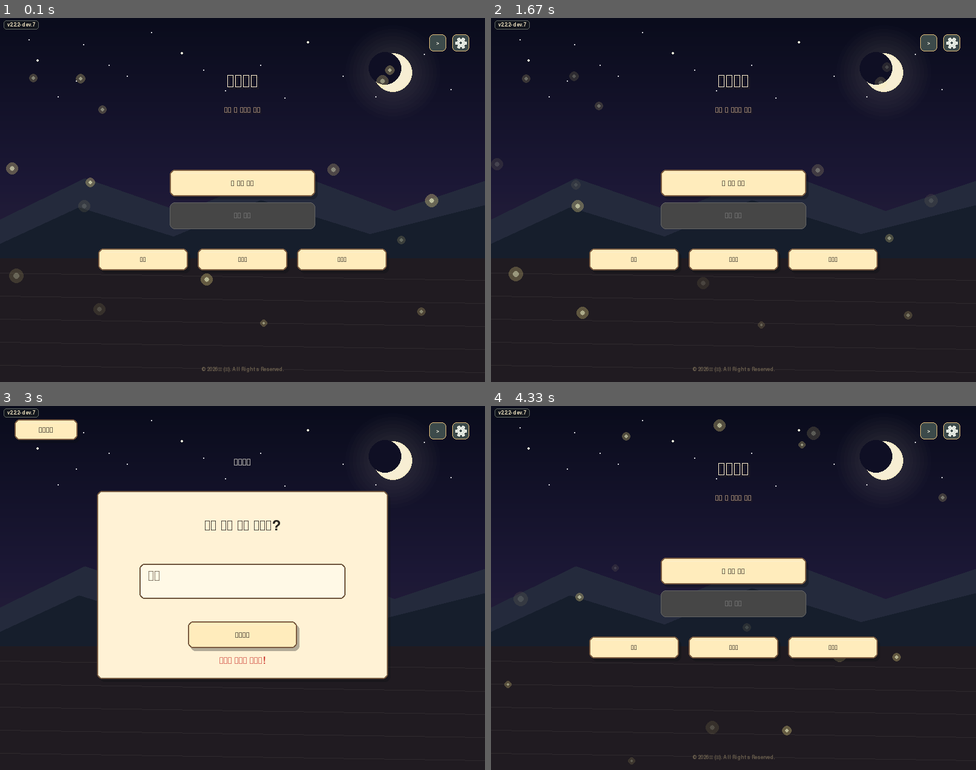
Above: before the commit, frames 1-4 (two rows, left to right).
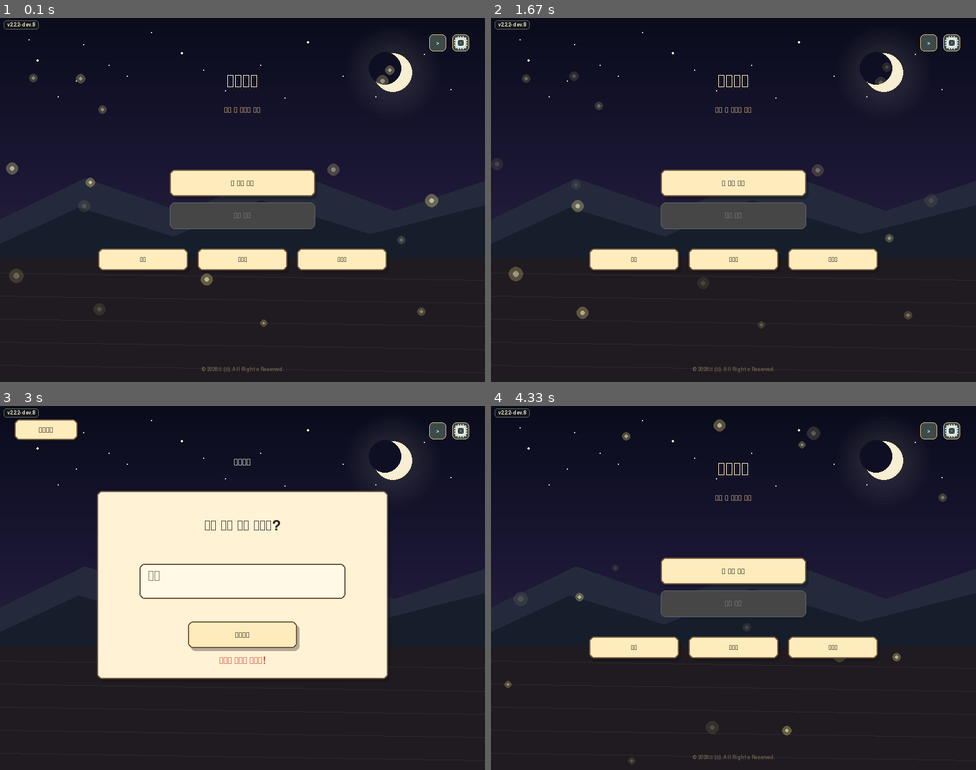
Above: after the commit, the same moments.

Repository: minulx-10/DreamFarm
Game: pygame game, started from main.py
The game is run twice, just before and just after one commit, with the same random seed, the same clock (stepped at 60 frames per second) and the same inputs.
Inputs (mouse positions are in pixels of both pictures, inside the frame that each line leads up to):
- Up to frame 1 (0.1 s): no input
- Up to frame 2 (1.67 s): press the mouse at (636, 258) at 0.37 s; move the mouse to (675, 178) at 0.47 s; release the mouse at (714, 101) at 0.6 s; click (733, 181) at 0.72 s; press the mouse at (782, 192) at 1.03 s; move the mouse to (796, 170) at 1.13 s; release the mouse at (811, 149) at 1.27 s; hold Esc from 1.33 s (still down)
- Up to frame 3 (3 s): release Esc at 1.8 s; click (242, 569) at 1.88 s; click (242, 635) at 2.22 s; press the mouse at (460, 431) at 2.53 s; move the mouse to (261, 522) at 2.63 s; release the mouse at (63, 617) at 2.77 s; hold Esc from 2.83 s (still down)
- Up to frame 4 (4.33 s): release Esc at 3.3 s; tap Enter at 3.33 s; tap Space at 3.67 s; press the mouse at (539, 427) at 4.03 s; move the mouse to (607, 562) at 4.13 s; release the mouse at (685, 697) at 4.27 s

The runs differ from the first frame. In frame 1, less than 0.1% of the frame differs, in the area x 6-97%, y 1-9%; in frame 2, less than 0.1%; in frame 3, less than 0.1%; in frame 4, less than 0.1%.

Commit message:
feat: UI 통일 P2 — 아이콘 픽셀 통일 + 팔레트 모듈 (v2.2.2-dev.8)
- 아이콘 픽셀화: 날씨 5종·설정 톱니바퀴·업적 메달을 벡터 pygame.draw → 픽셀 스프라이트로 통일
  (core/assets.py icon_*/draw_weather_icon, settings_overlay._draw_gear_icon,
  achievements._draw_medal은 절반해상도→2배 최근접으로 등급색 유지한 도트 메달)
- 공용 팔레트 모듈 core/palette.py 신설(색 단일 소스). core/assets.py가 re-export 해
  기존 from core.assets import GOLD ... 임포트 유지. 새 코드·아이콘 색은 팔레트 이름 우선.
- 문서: DESIGN_AUDIT.md P2 완료 표기, CHANGELOG dev.8

Co-Authored-By: Claude Opus 4.8 <noreply@anthropic.com>

Diff:
--- a/core/achievements.py
+++ b/core/achievements.py
@@ -132,18 +132,26 @@
 
 
 def _draw_medal(screen, cx, cy, tier, r=17):
+    """등급 메달 — 절반 해상도로 그린 뒤 최근접 2배 확대해 '도트' 느낌을 준다(등급색 유지,
+    날씨·톱니 등 픽셀 아이콘과 톤 통일)."""
+    import math
     col = TIER_COLORS.get(tier, (176, 168, 150))
-    pygame.draw.circle(screen, (30, 26, 22), (cx, cy + 1), r + 1)
-    pygame.draw.circle(screen, col, (cx, cy), r)
-    pygame.draw.circle(screen, WHITE, (cx, cy), r, 2)
-    # 가운데 작은 별
-    import math
+    px = 2
+    rr = max(3, r // px)
+    pad = 2
+    surf = pygame.Surface(((rr + pad) * 2, (rr + pad) * 2 + 1), pygame.SRCALPHA)
+    scx, scy = surf.get_width() // 2, rr + pad
+    pygame.draw.circle(surf, (30, 26, 22, 255), (scx, scy + 1), rr + 1)   # 그림자
+    pygame.draw.circle(surf, col, (scx, scy), rr)                          # 원판
+    pygame.draw.circle(surf, WHITE, (scx, scy), rr, 1)                     # 테두리
     pts = []
     for i in range(10):
         ang = -math.pi / 2 + i * math.pi / 5
-        rr = r * 0.55 if i % 2 == 0 else r * 0.24
-        pts.append((cx + rr * math.cos(ang), cy + rr * math.sin(ang)))
-    pygame.draw.polygon(screen, (255, 244, 214), pts)
+        rad = rr * 0.6 if i % 2 == 0 else rr * 0.26
+        pts.append((scx + rad * math.cos(ang), scy + rad * math.sin(ang)))
+    pygame.draw.polygon(surf, (255, 244, 214), pts)                        # 가운데 별
+    scaled = pygame.transform.scale(surf, (surf.get_width() * px, surf.get_height() * px))
+    screen.blit(scaled, (cx - scaled.get_width() // 2, cy - (rr + pad) * px))
 
 
 def draw(screen):
--- a/core/assets.py
+++ b/core/assets.py
@@ -1,36 +1,8 @@
 import pygame
 
-BLACK = (13, 16, 20)
-WHITE = (250, 246, 231)
-DARK_GRAY = (42, 46, 48)
-YELLOW = (245, 200, 88)
-GREEN = (54, 142, 94)
-BROWN = (132, 83, 48)
-RED = (190, 70, 58)
-BLUE = (72, 122, 170)
-GOLD = (232, 178, 84)
-GRAY = (142, 146, 138)
-ORANGE = (232, 132, 58)
-
-# Dream-farm palette
-DIRT_COLOR = (136, 88, 56)
-DIRT_DARK = (92, 60, 43)
-DIRT_WET = (88, 72, 58)
-GRASS_COLOR = (84, 148, 91)
-GRASS_DARK = (48, 104, 73)
-WOOD_COLOR = (177, 123, 72)
-WOOD_DARK = (75, 57, 45)
-WOOD_LIGHT = (238, 201, 137)
-TEXT_BROWN = (75, 52, 34)
-TEXT_DARK = (38, 35, 30)
-TEXT_MUTED = (102, 91, 75)
-PANEL_PALE = (248, 232, 196)
-PANEL_WARM = (255, 242, 213)
-PANEL_DEEP = (55, 61, 58)
-PANEL_EDGE = (121, 94, 68)
-ACCENT_BLUE = (74, 131, 151)
-ACCENT_MINT = (104, 164, 118)
-ACCENT_CORAL = (213, 104, 72)
+# 색은 공용 팔레트(core/palette.py)를 단일 소스로 쓴다. 여기서 re-export 해 기존
+# `from core.assets import GOLD, TEXT_DARK ...` 임포트를 그대로 유지한다.
+from core.palette import *  # noqa: F401,F403
 
 import os
 import sys
@@ -154,6 +126,18 @@
         'c': (96, 140, 192, 255), # Bowl blue band
         'v': (255, 255, 255, 255),# Rice grain highlight
         'j': (206, 210, 218, 255),# Rice grain shade
+        # 아이콘 통일용 (날씨·톱니·메달) — 팔레트와 톤 일치
+        'Q': (255, 208, 70, 255), # Sun body
+        'T': (236, 176, 40, 255), # Sun edge / ray
+        'C': (206, 212, 224, 255),# Cloud body
+        'P': (150, 158, 172, 255),# Cloud shade
+        'J': (96, 156, 226, 255), # Rain drop
+        'F': (232, 146, 46, 255), # Drought orange
+        'f': (196, 104, 24, 255), # Drought shade / crack
+        'V': (150, 176, 152, 255),# Wind stroke
+        'Z': (208, 216, 210, 255),# Gear body (steel, 밝게)
+        'z': (140, 150, 148, 255),# Gear shade
+        'E': (242, 248, 242, 255),# Gear highlight
     }
 
     for y, line in enumerate(lines):
@@ -412,6 +396,69 @@
 ...XXXXX...
 ''', 8)
 
+    # 아이콘 픽셀 통일 (날씨·톱니) — 벡터 대신 도트로 그려 작물·UI와 톤을 맞춘다. scale 1(원본=격자px),
+    # draw_weather_icon 등에서 목표 size로 확대해 쓴다.
+    sprites['icon_clear'] = create_sprite_from_string('''
+.....T.....
+...T.Q.T...
+....QQQ....
+.T.QQQQQ.T.
+T.QQQQQQQ.T
+.T.QQQQQ.T.
+....QQQ....
+...T.Q.T...
+.....T.....
+''', 1)
+    sprites['icon_cloudy'] = create_sprite_from_string('''
+....CCC....
+..CCCCCCC..
+.CCCCCCCCC.
+CCCCCCCCCCC
+PPPPPPPPPPP
+''', 1)
+    sprites['icon_rain'] = create_sprite_from_string('''
+...CCC.....
+.CCCCCCC...
+CCCCCCCCC..
+PPPPPPPPP..
+.J..J..J...
+J..J..J....
+.J..J..J...
+''', 1)
+    sprites['icon_drought'] = create_sprite_from_string('''
+.....F.....
+...F.F.F...
+....FFF....
+.F.FFFFF.F.
+F.FFFFFFF.F
+.F.FFFFF.F.
+....FFF....
+...........
+.f..f.f..f.
+''', 1)
+    sprites['icon_wind'] = create_sprite_from_string('''
+...........
+.VVVVVV.V..
+V.....VVVV.
+...VVVVV...
+VVVV....V..
+.V.VVVVVVV.
+...........
+''', 1)
+    sprites['icon_gear'] = create_sprite_from_string('''
+...Z.Z.Z...
+.ZZZZZZZZZ.
+.ZZEEEEEZZ.
+ZZEz...zEZZ
+.ZE.....EZ.
+ZZE..z..EZZ
+.ZE.....EZ.
+ZZEz...zEZZ
+.ZZEEEEEZZ.
+.ZZZZZZZZZ.
+...Z.Z.Z...
+''', 1)
+
     # 밭 이미지 에셋 불러오기 (여백 크롭 및 362x318 리사이징)
     field_bed_path = resource_path("field_bed.jpg")
     if os.path.exists(field_bed_path):
@@ -659,37 +706,18 @@
 
 
 
+_WEATHER_ICON = {'맑음': 'icon_clear', '흐림': 'icon_cloudy', '비': 'icon_rain',
+                 '가뭄': 'icon_drought', '강풍': 'icon_wind'}
+
+
 def draw_weather_icon(screen, weather, x, y, size=20):
-    import math
-    cx, cy = x + size // 2, y + size // 2
-    r = size // 2
-    if weather == '맑음':
-        pygame.draw.circle(screen, (255, 210, 60), (cx, cy), r - 2)
-        pygame.draw.circle(screen, (240, 180, 30), (cx, cy), r - 2, 2)
-        for angle in range(0, 360, 45):
-            dx = int(math.cos(math.radians(angle)) * (r + 1))
-            dy = int(math.sin(math.radians(angle)) * (r + 1))
-            pygame.draw.line(screen, (255, 200, 50), (cx + dx, cy + dy),
-                             (cx + int(dx * 1.4), cy + int(dy * 1.4)), 2)
-    elif weather == '흐림':
-        pygame.draw.ellipse(screen, (180, 180, 190), (x, y + 4, size, size - 6))
-        pygame.draw.ellipse(screen, (160, 160, 170), (x + 4, y, size - 6, size - 4))
-        pygame.draw.ellipse(screen, (200, 200, 210), (x + 2, y + 2, size - 2, size - 6))
-    elif weather == '비':
-        pygame.draw.ellipse(screen, (140, 150, 165), (x, y, size, size // 2))
-        for i in range(3):
-            lx = x + 4 + i * (size // 3)
-            pygame.draw.line(screen, (100, 160, 230), (lx, y + size // 2 + 2),
-                             (lx - 2, y + size - 2), 2)
-    elif weather == '가뭄':
-        pygame.draw.circle(screen, (230, 140, 40), (cx, cy - 2), r - 3)
-        pygame.draw.circle(screen, (200, 100, 20), (cx, cy - 2), r - 3, 2)
-        for i in range(3):
-            wx = x + 2 + i * (size // 3)
-            pygame.draw.line(screen, (180, 80, 20), (wx, y + size - 5),
-                             (wx + 4, y + size - 2), 2)
-    elif weather == '강풍':
-        for i in range(3):
-            ly = y + 3 + i * 6
-            pygame.draw.arc(screen, (120, 150, 130),
-                            (x, ly, size - 4, 8), 0.3, 2.8, 2)
+    """날씨 아이콘을 (x, y) 좌상단, size 정사각 박스 안에 픽셀 스프라이트로 그린다.
+    (예전엔 벡터 pygame.draw였는데 도트로 통일해 작물·UI와 톤을 맞춤.)"""
+    spr = sprites.get(_WEATHER_ICON.get(weather))
+    if spr is None:
+        return
+    sw, sh = spr.get_size()
+    scale = size / max(sw, sh)
+    w, h = max(1, int(round(sw * scale))), max(1, int(round(sh * scale)))
+    scaled = pygame.transform.scale(spr, (w, h))
+    screen.blit(scaled, (x + (size - w) // 2, y + (size - h) // 2))
--- /dev/null
+++ b/core/palette.py
@@ -0,0 +1,73 @@
+# -*- coding: utf-8 -*-
+"""공용 색 팔레트 — 게임 전체의 '색 단일 소스'.
+
+UI/UX 일관성(P2)을 위해 흩어져 있던 브랜드·UI 색을 한곳에 모았다. 색을 새로 쓸 때는 여기 정의된
+이름을 우선 쓰고, 정말 일회성인 그라데이션/스프라이트 음영만 리터럴을 허용한다.
+
+`core/assets.py`가 이 모듈을 그대로 re-export 하므로 기존 `from core.assets import GOLD ...` 는
+계속 동작한다. (이 모듈은 다른 core 모듈에 의존하지 않는다 — 순수 상수.)
+"""
+
+# ─────────────────────────── 기본/브랜드 ───────────────────────────
+BLACK = (13, 16, 20)
+WHITE = (250, 246, 231)
+DARK_GRAY = (42, 46, 48)
+GRAY = (142, 146, 138)
+YELLOW = (245, 200, 88)
+GREEN = (54, 142, 94)
+BROWN = (132, 83, 48)
+RED = (190, 70, 58)
+BLUE = (72, 122, 170)
+GOLD = (232, 178, 84)          # 브랜드 골드 (제목·강조)
+ORANGE = (232, 132, 58)
+
+# ─────────────────────────── 텍스트 ───────────────────────────
+TEXT_BROWN = (75, 52, 34)
+TEXT_DARK = (38, 35, 30)
+TEXT_MUTED = (102, 91, 75)
+
+# ─────────────────────────── 패널/나무 UI ───────────────────────────
+PANEL_PALE = (248, 232, 196)
+PANEL_WARM = (255, 242, 213)
+PANEL_DEEP = (55, 61, 58)
+PANEL_EDGE = (121, 94, 68)
+WOOD_COLOR = (177, 123, 72)
+WOOD_DARK = (75, 57, 45)
+WOOD_LIGHT = (238, 201, 137)
+
+# ─────────────────────────── 밭/자연 ───────────────────────────
+DIRT_COLOR = (136, 88, 56)
+DIRT_DARK = (92, 60, 43)
+DIRT_WET = (88, 72, 58)
+GRASS_COLOR = (84, 148, 91)
+GRASS_DARK = (48, 104, 73)
+
+# ─────────────────────────── 강조/상태 ───────────────────────────
+ACCENT_BLUE = (74, 131, 151)
+ACCENT_MINT = (104, 164, 118)
+ACCENT_CORAL = (213, 104, 72)
+
+# 의미색(반복적으로 쓰이던 것 통일) — 버튼/알림/미터
+BTN_ACTIVE = (113, 154, 120)   # 켜진 토글 버튼 배경
+BTN_ACTIVE_EDGE = (61, 100, 76)
+DANGER = (160, 50, 50)         # 위험 동작 텍스트(삭제·초기화)
+DANGER_BG = (245, 210, 210)
+DANGER_EDGE = (180, 80, 80)
+SUCCESS = (104, 164, 118)      # 성공/양호 (미터 채움 등)
+METER_TRACK = (206, 188, 158)
+
+# ─────────────────────────── 아이콘 팔레트 ───────────────────────────
+# 도전과제 메달 등급색 (achievements.TIER_COLORS 와 동일 소스)
+TIER_BRONZE = (196, 130, 78)
+TIER_SILVER = (192, 198, 208)
+TIER_GOLD = (232, 194, 92)
+TIER_PLATINUM = (150, 220, 224)
+
+# 날씨(맑음/흐림/비/가뭄/강풍) 대표색
+SUN = (255, 208, 70)
+SUN_EDGE = (236, 176, 40)
+CLOUD = (196, 202, 214)
+CLOUD_EDGE = (150, 158, 172)
+RAIN = (96, 156, 226)
+DROUGHT = (226, 138, 42)
+WIND = (150, 176, 152)
--- a/core/settings_overlay.py
+++ b/core/settings_overlay.py
@@ -295,43 +295,14 @@
 
     @staticmethod
     def _draw_gear_icon(screen, cx, cy, bg_color):
-        """뚜렷하고 두꺼운 톱니바퀴 아이콘을 그린다."""
-        col = (220, 226, 218)
-        hi  = (245, 248, 240)
-
-        # 6개의 톱니 — 각 톱니를 사다리꼴(Polygon)로 묘사
-        teeth = 6
-        r_body = 7
-        r_tooth = 10
-        tooth_half_w = math.pi / (teeth * 2.5)
-
-        pts = []
-        for i in range(teeth):
-            a = i * (2 * math.pi / teeth)
-            # 톱니 바깥쪽 두 점
-            pts.append((cx + int(r_tooth * math.cos(a - tooth_half_w)),
-                        cy + int(r_tooth * math.sin(a - tooth_half_w))))
-            pts.append((cx + int(r_tooth * math.cos(a + tooth_half_w)),
-                        cy + int(r_tooth * math.sin(a + tooth_half_w))))
-            # 톱니 사이 안쪽 두 점 (다음 톱니 방향)
-            mid_a = a + math.pi / teeth
-            pts.append((cx + int(r_body * math.cos(mid_a - tooth_half_w * 0.7)),
-                        cy + int(r_body * math.sin(mid_a - tooth_half_w * 0.7))))
-            pts.append((cx + int(r_body * math.cos(mid_a + tooth_half_w * 0.7)),
-                        cy + int(r_body * math.sin(mid_a + tooth_half_w * 0.7))))
-
-        # 그림자
-        shadow_pts = [(px, py + 1) for px, py in pts]
-        pygame.draw.polygon(screen, (40, 50, 50), shadow_pts)
-        # 본체
-        pygame.draw.polygon(screen, col, pts)
-        # 본체 하이라이트 테두리
-        pygame.draw.polygon(screen, hi, pts, 1)
-
-        # 중앙 축 원판 및 안쪽 구멍 (뒷배경색)
-        pygame.draw.circle(screen, col, (cx, cy), 4)
-        pygame.draw.circle(screen, hi, (cx, cy), 4, 1)
-        pygame.draw.circle(screen, bg_color, (cx, cy), 2)
+        """톱니바퀴 아이콘 — 픽셀 스프라이트(작물·날씨 아이콘과 톤 통일)."""
+        from core.assets import sprites
+        spr = sprites.get('icon_gear')
+        if spr is None:
+            return
+        s = 22
+        scaled = pygame.transform.scale(spr, (s, s))
+        screen.blit(scaled, (cx - s // 2, cy - s // 2))
 
     def _draw_panel(self, screen):
         # 뒤를 살짝 어둡게
--- a/core/version.py
+++ b/core/version.py
@@ -10,7 +10,7 @@
 여기 VERSION은 '안정 채널' 표기용이다. Git 태그 이름이 실제 배포 채널(안정/프리릴리스)을 정한다.
 """
 
-VERSION = "2.2.2-dev.7"
+VERSION = "2.2.2-dev.8"
 
 
 
Not shown, changed: CHANGELOG.md
Not shown, changed: DESIGN_AUDIT.md
